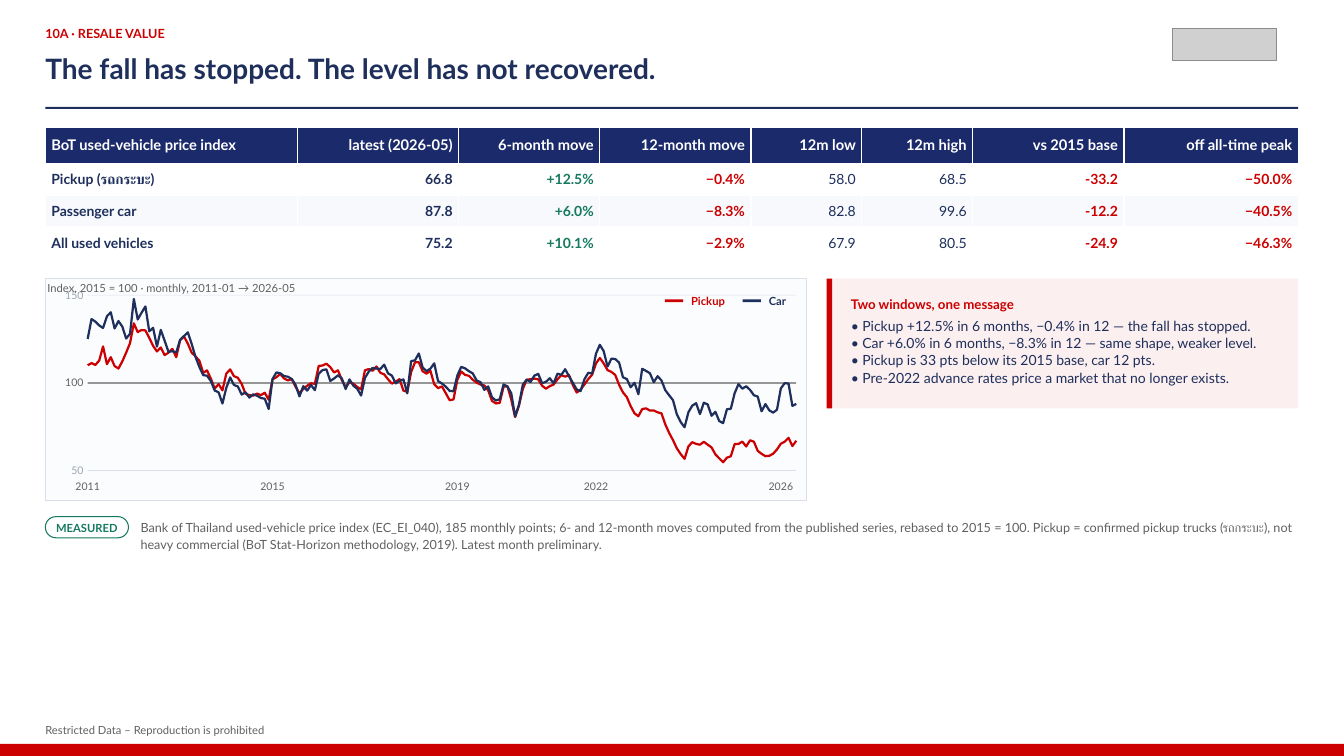
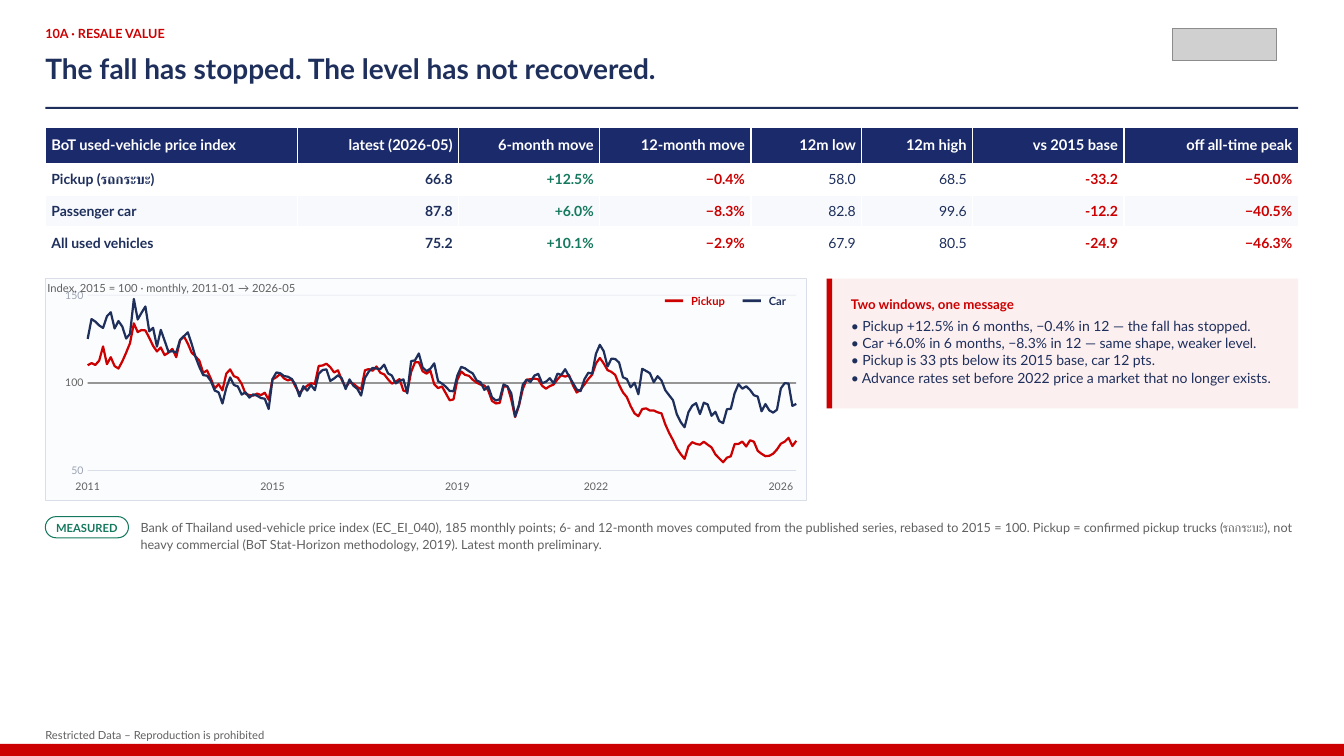
Before and after one commit to kaustavb2101/competitive-intel, a slide deck: slide 13 of docs/decks/mcom-2026-08-05-macro.pptx. Drawn at 1344x756 pixels with LibreOffice and Linux fonts; fonts in the diff are those of the drawing; grey boxes stand for pictures. Boxes give left, top, right and bottom in pixels: in the first picture for what was removed or moved away, otherwise in the second. Text is boxed around its words. In the diff, an @@ line names an element or a change of style, - is before the commit and + after.

```diff
--- a/docs/decks/mcom-2026-08-05-macro.pptx
+++ b/docs/decks/mcom-2026-08-05-macro.pptx
@@ text at [862, 320, 1271, 386]: text changed @@
-• Pickup +12.5% in 6 months, −0.4% in 12 — the fall has stopped.
-• Car +6.0% in 6 months, −8.3% in 12 — same shape, weaker level.
-• Pickup is 33 pts below its 2015 base, car 12 pts.
-• Pre-2022 advance rates price a market that no longer exists.
+• Pickup +12.5% in 6 months, −0.4% in 12 — the fall has stopped.
+• Car +6.0% in 6 months, −8.3% in 12 — same shape, weaker level.
+• Pickup is 33 pts below its 2015 base, car 12 pts.
+• Advance rates set before 2022 price a market that no longer exists.
@@ text "Restricted Data – Reproduction is ...": place and size @@
-text "Restricted Data – Reproduction is ..." at [45, 726, 265, 736]
+text "Restricted Data – Reproduction is ..." at [45, 731, 265, 741]
```
Also in this commit, not shown: 16 other slides changed, 10 other files.
